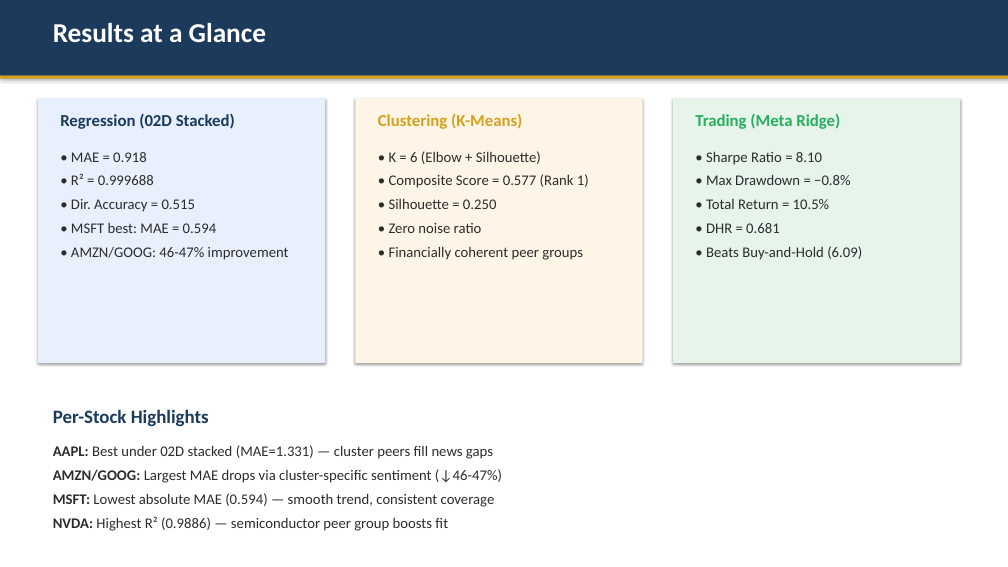
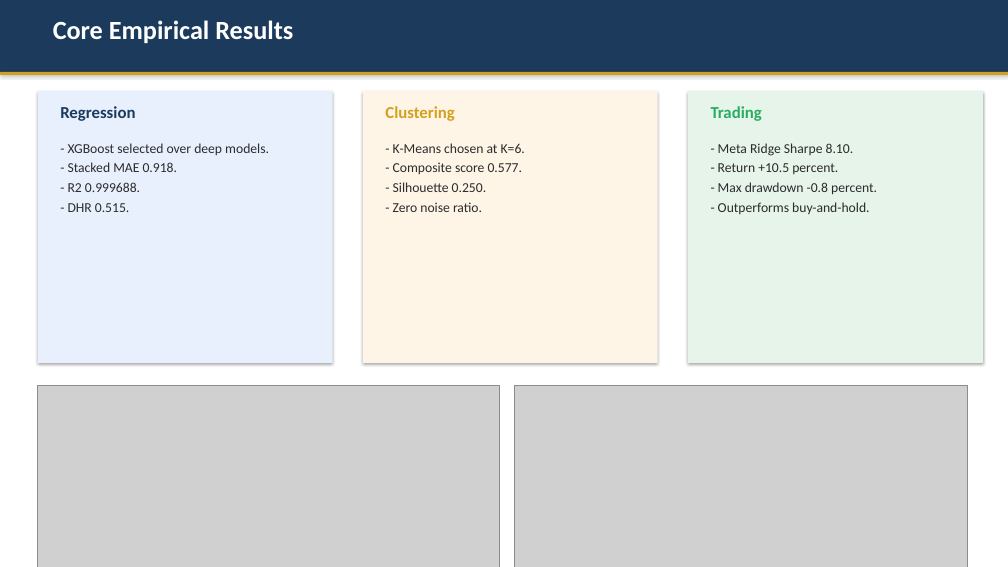
Before and after one commit to EnochCHIU-polyu/ML-in-Finance-Data-Project, a slide deck: slide 6 of project_folder/COMP5564_PRESENTATION.pptx (slide 10 before the commit). Drawn at 1008x567 pixels with LibreOffice and Linux fonts; fonts in the diff are those of the drawing; grey boxes stand for pictures. Boxes give left, top, right and bottom in pixels: in the first picture for what was removed or moved away, otherwise in the second. Text is boxed around its words. In the diff, an @@ line names an element or a change of style, - is before the commit and + after.

```diff
--- a/project_folder/COMP5564_PRESENTATION.pptx
+++ b/project_folder/COMP5564_PRESENTATION.pptx
@@ rectangle resized from (x1=0, y1=0, x2=1008, y2=76) to (x1=0, y1=0, x2=1008, y2=72) @@
@@ text at (x1=53, y1=20, x2=293, y2=43): text changed; size 26 to 25 pt @@
-Results at a Glance
+Core Empirical Results
@@ rectangle moved from (x1=0, y1=76, x2=1008, y2=79) to (x1=0, y1=72, x2=1008, y2=75) @@
@@ rectangle resized from (x1=38, y1=98, x2=325, y2=363) to (x1=38, y1=91, x2=333, y2=363) @@
@@ text at (x1=60, y1=106, x2=135, y2=121): text changed @@
-Regression (02D Stacked)
+Regression
@@ rectangle resized from (x1=355, y1=98, x2=643, y2=363) to (x1=363, y1=91, x2=658, y2=363) @@
@@ text at (x1=385, y1=106, x2=454, y2=121): text changed @@
-Clustering (K-Means)
+Clustering
@@ rectangle resized from (x1=673, y1=98, x2=960, y2=363) to (x1=688, y1=91, x2=983, y2=363) @@
@@ text at (x1=711, y1=106, x2=762, y2=121): text changed @@
-Trading (Meta Ridge)
+Trading
@@ text at (x1=68, y1=143, x2=269, y2=212): text changed; size 14 to 13 pt @@
-• MAE = 0.918
-• R² = 0.999688
-• Dir. Accuracy = 0.515
-• MSFT best: MAE = 0.594
-• AMZN/GOOG: 46-47% improvement
+- XGBoost selected over deep models.
+- Stacked MAE 0.918.
+- R2 0.999688.
+- DHR 0.515.
@@ text at (x1=393, y1=143, x2=525, y2=212): text changed; size 14 to 13 pt @@
-• K = 6 (Elbow + Silhouette)
-• Composite Score = 0.577 (Rank 1)
-• Silhouette = 0.250
-• Zero noise ratio
-• Financially coherent peer groups
+- K-Means chosen at K=6.
+- Composite score 0.577.
+- Silhouette 0.250.
+- Zero noise ratio.
@@ text at (x1=718, y1=143, x2=877, y2=214): text changed; size 14 to 13 pt @@
-• Sharpe Ratio = 8.10
-• Max Drawdown = −0.8%
-• Total Return = 10.5%
-• DHR = 0.681
-• Beats Buy-and-Hold (6.09)
+- Meta Ridge Sharpe 8.10.
+- Return +10.5 percent.
+- Max drawdown -0.8 percent.
+- Outperforms buy-and-hold.
@@ picture added at (x1=38, y1=386, x2=499, y2=567) @@
@@ picture added at (x1=514, y1=386, x2=968, y2=567) @@
@@ text removed at (x1=53, y1=409, x2=209, y2=427) @@
-Per-Stock Highlights
@@ text removed at (x1=53, y1=445, x2=502, y2=531) @@
-AAPL: Best under 02D stacked (MAE=1.331) — cluster peers fill news gaps
-AMZN/GOOG: Largest MAE drops via cluster-specific sentiment (↓46-47%)
-MSFT: Lowest absolute MAE (0.594) — smooth trend, consistent coverage
-NVDA: Highest R² (0.9886) — semiconductor peer group boosts fit
```
Also in this commit, not shown: 1 other slide changed, 9 slides added, 12 slides removed, 43 other files.
